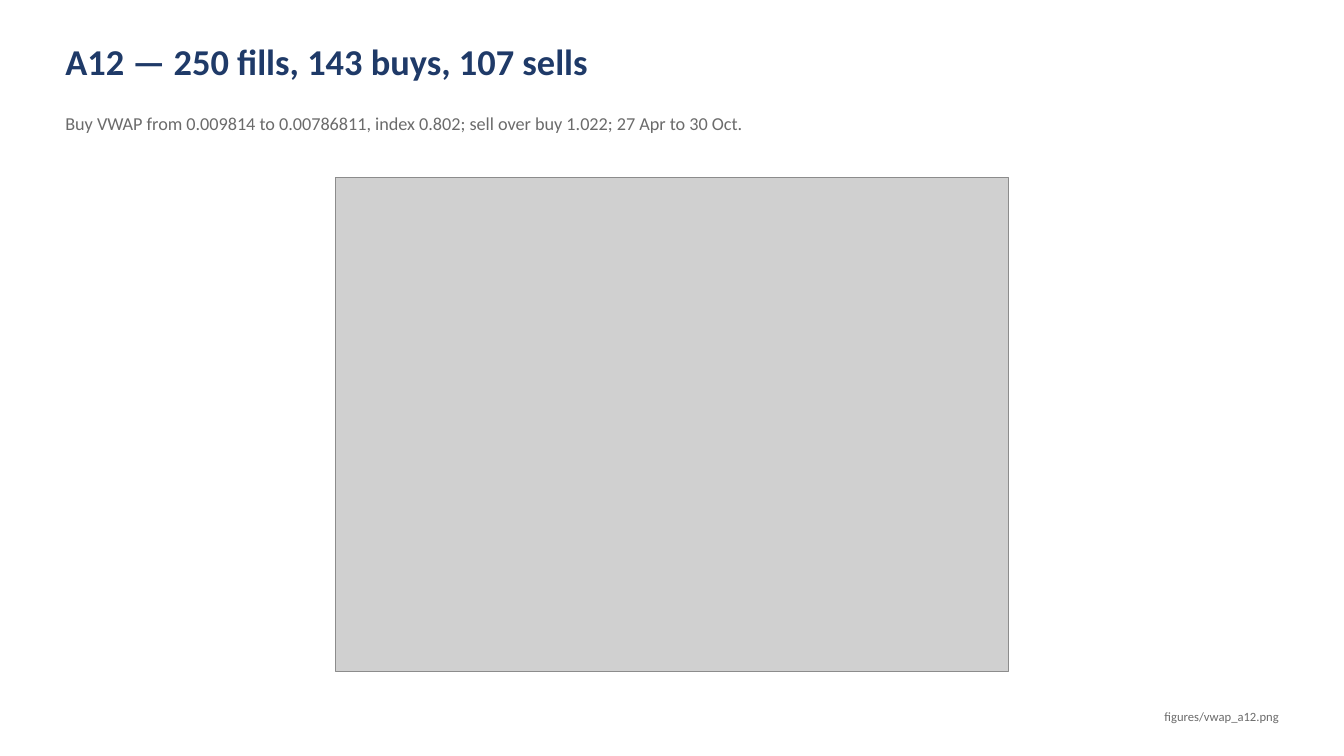
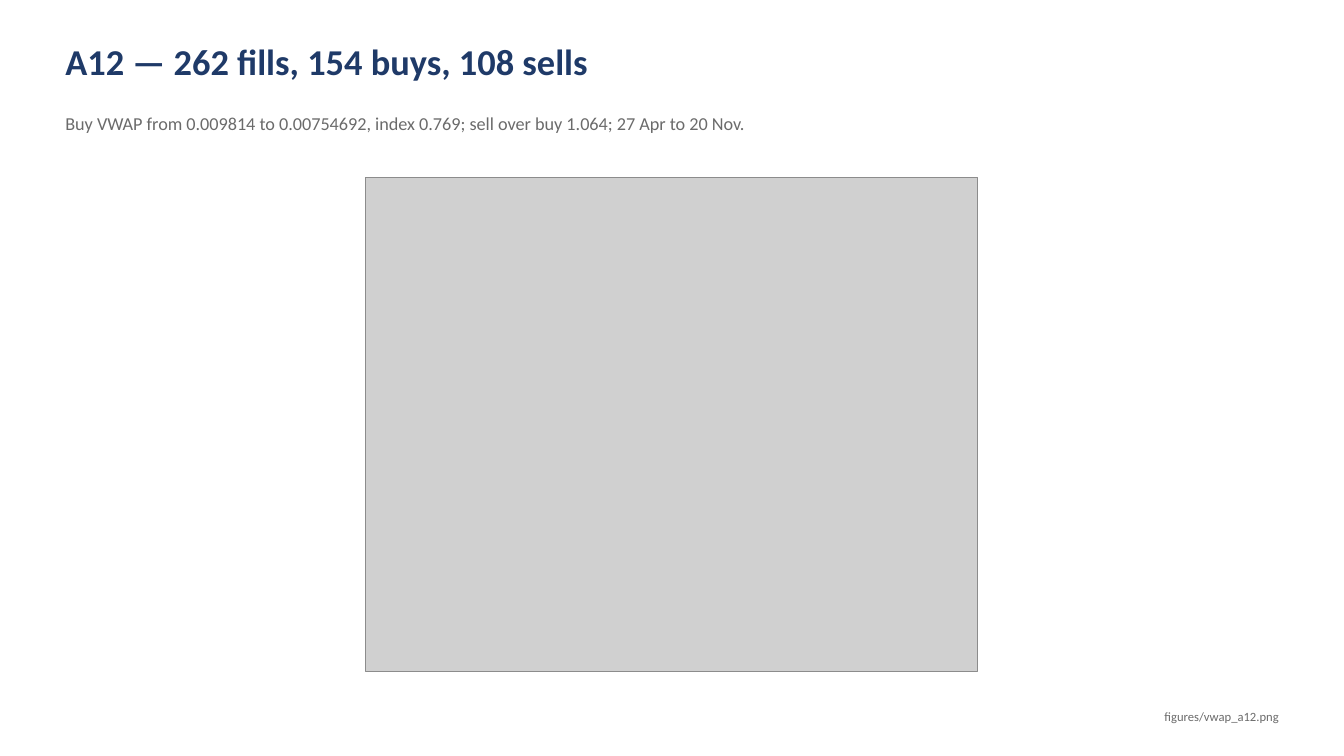
Before and after one commit to Acervator-LLC/ACERVATOR, a slide deck: slide 19 of docs/prototyping-evidence/Prototyping-Trading-Evidence.pptx. Drawn at 1344x756 pixels with LibreOffice and Linux fonts; fonts in the diff are those of the drawing; grey boxes stand for pictures. Boxes give left, top, right and bottom in pixels: in the first picture for what was removed or moved away, otherwise in the second. Text is boxed around its words. In the diff, an @@ line names an element or a change of style, - is before the commit and + after.

```diff
--- a/docs/prototyping-evidence/Prototyping-Trading-Evidence.pptx
+++ b/docs/prototyping-evidence/Prototyping-Trading-Evidence.pptx
@@ text at (x1=65, y1=49, x2=587, y2=81): text changed @@
-A12 — 250 fills, 143 buys, 107 sells
+A12 — 262 fills, 154 buys, 108 sells
@@ text at (x1=65, y1=117, x2=745, y2=133): text changed @@
-Buy VWAP from 0.009814 to 0.00786811, index 0.802; sell over buy 1.022; 27 Apr to 30 Oct.
+Buy VWAP from 0.009814 to 0.00754692, index 0.769; sell over buy 1.064; 27 Apr to 20 Nov.
@@ picture resized from (x1=336, y1=177, x2=1009, y2=671) to (x1=366, y1=177, x2=978, y2=671) @@
```
Also in this commit, not shown: 46 other slides changed, 7 other files.
